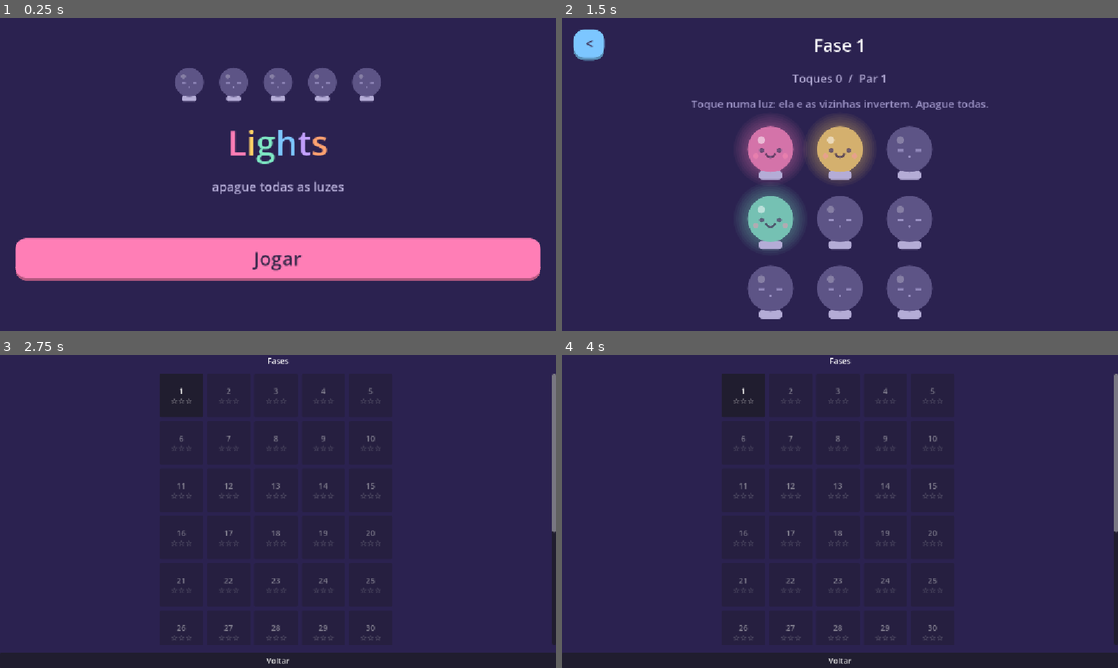
Above: before the commit, frames 1-4 (two rows, left to right).
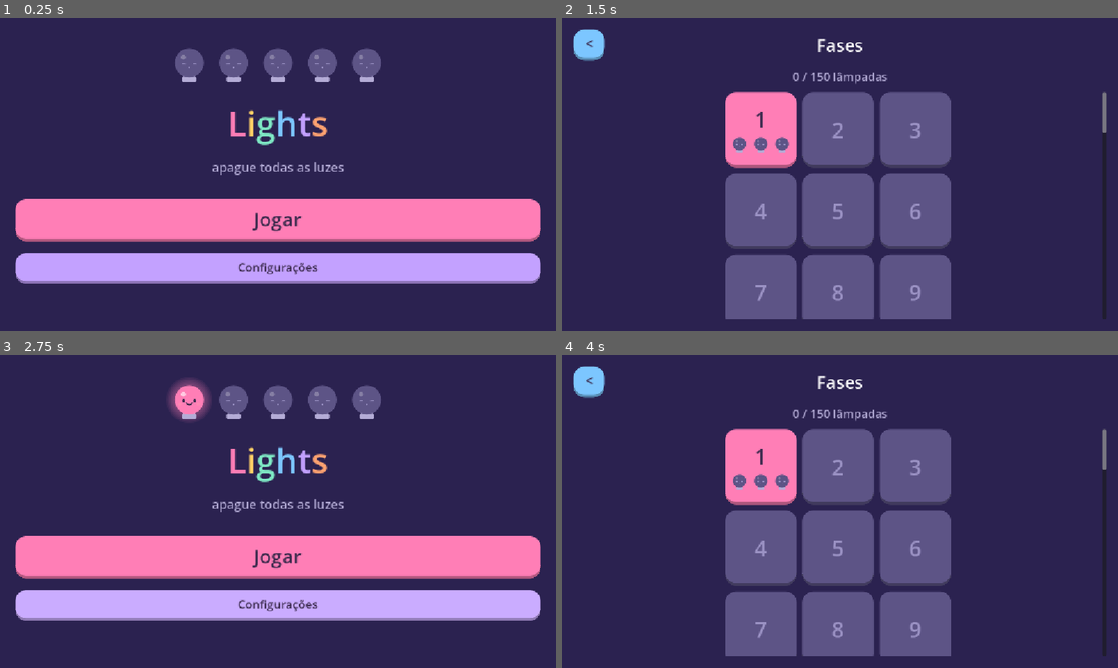
Above: after the commit, the same moments.

Repository: MuriloBahr/lights
Game: Godot game, scene res://scenes/menu.tscn
The game is run twice, just before and just after one commit, with the same random seed, the same clock (stepped at 60 frames per second) and the same inputs.
Inputs (mouse positions are in pixels of both pictures, inside the frame that each line leads up to):
- Up to frame 1 (0.25 s): no input
- Up to frame 2 (1.5 s): click (840, 268) at 0.5 s, where only the run after the commit has a clickable "Configurações"; click "1 ☆☆☆" (after the commit: "Jogar") at 1.25 s
- Up to frame 3 (2.75 s): click "<" at 2 s
- Up to frame 4 (4 s): click (840, 661) at 2.75 s, where only the run before the commit has a clickable "Voltar"; click "Jogar" at 3.5 s

The runs differ from the first frame. In frame 1, 30% of the frame differs, in the area x 2-98%, y 9-85%; in frame 2, 22%; in frame 3, 32%; in frame 4, 34%, in the area x 0-100%, y 0-100%.

Commit message:
lights [patch note]: Adicionado efeitos sonoros Adicionado menu de configurações

Diff:
--- a/scripts/game.gd
+++ b/scripts/game.gd
@@ -88,6 +88,7 @@
 			b.custom_minimum_size = Vector2(px, px)
 			b.color = Palette.BULBS[(x + 2 * y) % Palette.BULBS.size()]
 			b.pressed.connect(board.toggle.bind(x, y))
+			b.pressed.connect(State.sfx.tap)
 			grid.add_child(b)
 			bulbs.append(b)
 
@@ -102,6 +103,7 @@
 
 func _on_solved() -> void:
 	var level: Dictionary = levels[level_index]
+	State.sfx.win()
 	State.record(int(level["id"]), _stars(board.moves.size(), int(level["par"])))
 	info.text += "  |  Resolvido!"
 	await get_tree().create_timer(1.0).timeout
--- a/scripts/level_select.gd
+++ b/scripts/level_select.gd
@@ -1,24 +1,41 @@
 extends Control
 
-const COLUMNS := 5
-const CELL := Vector2(90, 90)
+const COLUMNS := 3
+const CARD := Vector2(148, 156)
 
 
 func _ready() -> void:
 	set_anchors_preset(Control.PRESET_FULL_RECT)
+	var margin := MarginContainer.new()
+	margin.set_anchors_preset(Control.PRESET_FULL_RECT)
+	for side in ["left", "right", "top", "bottom"]:
+		margin.add_theme_constant_override("margin_" + side, 24)
+	add_child(margin)
+
 	var root := VBoxContainer.new()
-	root.set_anchors_preset(Control.PRESET_FULL_RECT)
 	root.add_theme_constant_override("separation", 16)
-	add_child(root)
+	margin.add_child(root)
 
-	var title := Label.new()
-	title.text = "Fases"
-	title.horizontal_alignment = HORIZONTAL_ALIGNMENT_CENTER
-	root.add_child(title)
+	var top := HBoxContainer.new()
+	root.add_child(top)
+	var back := Ui.button("<", Palette.BULBS[3])
+	back.custom_minimum_size = Vector2(64, 64)
+	back.pressed.connect(_back)
+	top.add_child(back)
+	var title := Ui.label("Fases", 36)
+	title.size_flags_horizontal = Control.SIZE_EXPAND_FILL
+	top.add_child(title)
+	var balance := Control.new()
+	balance.custom_minimum_size = Vector2(64, 0)
+	top.add_child(balance)
+
+	var progress := Ui.label("", 24, Palette.BASE)
+	root.add_child(progress)
 
 	var scroll := ScrollContainer.new()
 	scroll.size_flags_vertical = Control.SIZE_EXPAND_FILL
 	scroll.horizontal_scroll_mode = ScrollContainer.SCROLL_MODE_DISABLED
+	scroll.scroll_deadzone = 12
 	root.add_child(scroll)
 
 	var center := CenterContainer.new()
@@ -27,27 +44,52 @@
 
 	var grid := GridContainer.new()
 	grid.columns = COLUMNS
-	grid.add_theme_constant_override("h_separation", 8)
-	grid.add_theme_constant_override("v_separation", 8)
+	grid.add_theme_constant_override("h_separation", 12)
+	grid.add_theme_constant_override("v_separation", 12)
 	center.add_child(grid)
 
+	var total := 0
 	for i in State.levels.size():
-		var id := int(State.levels[i]["id"])
-		var b := Button.new()
-		b.custom_minimum_size = CELL
-		b.text = "%d\n%s" % [id, _stars_text(State.stars_for(id))]
-		b.disabled = not State.is_unlocked(id)
-		b.pressed.connect(_play.bind(i))
-		grid.add_child(b)
-
-	var back := Button.new()
-	back.text = "Voltar"
-	back.pressed.connect(_back)
-	root.add_child(back)
+		total += State.stars_for(int(State.levels[i]["id"]))
+		grid.add_child(_card(i))
+	progress.text = "%d / %d lâmpadas" % [total, State.levels.size() * 3]
 
 
-func _stars_text(n: int) -> String:
-	return "★".repeat(n) + "☆".repeat(3 - n)
+func _card(index: int) -> Button:
+	var level: Dictionary = State.levels[index]
+	var id := int(level["id"])
+	var unlocked := State.is_unlocked(id)
+	var color: Color = Palette.BULBS[(int(level["size"]) - 3) % Palette.BULBS.size()]
+
+	var b := Ui.button("", color)
+	b.custom_minimum_size = CARD
+	b.disabled = not unlocked
+	b.pressed.connect(_play.bind(index))
+
+	var box := VBoxContainer.new()
+	box.set_anchors_preset(Control.PRESET_FULL_RECT)
+	box.alignment = BoxContainer.ALIGNMENT_CENTER
+	box.mouse_filter = Control.MOUSE_FILTER_IGNORE
+	b.add_child(box)
+
+	var number := Ui.label(str(id), 44, Palette.FACE if unlocked else Palette.OFF_FACE)
+	number.mouse_filter = Control.MOUSE_FILTER_IGNORE
+	box.add_child(number)
+
+	if unlocked:
+		var row := HBoxContainer.new()
+		row.alignment = BoxContainer.ALIGNMENT_CENTER
+		row.mouse_filter = Control.MOUSE_FILTER_IGNORE
+		box.add_child(row)
+		var earned := State.stars_for(id)
+		for i in 3:
+			var bulb := Bulb.new()
+			bulb.custom_minimum_size = Vector2(40, 40)
+			bulb.color = Palette.BULBS[1]
+			bulb.mouse_filter = Control.MOUSE_FILTER_IGNORE
+			bulb.ready.connect(bulb.set_lit.bind(i < earned))
+			row.add_child(bulb)
+	return b
 
 
 func _play(index: int) -> void:
--- a/scripts/menu.gd
+++ b/scripts/menu.gd
@@ -26,6 +26,10 @@
 	play.custom_minimum_size = Vector2(0, 88)
 	play.pressed.connect(_play)
 	box.add_child(play)
+
+	var settings := Ui.button("Configurações", Palette.BULBS[4], 24)
+	settings.pressed.connect(_open_settings)
+	box.add_child(settings)
 
 	var bottom := Control.new()
 	bottom.custom_minimum_size = Vector2(0, 48)
@@ -85,3 +89,7 @@
 
 func _play() -> void:
 	get_tree().change_scene_to_file("res://scenes/level_select.tscn")
+
+
+func _open_settings() -> void:
+	add_child(SettingsPanel.new())
--- /dev/null
+++ b/scripts/settings_panel.gd
@@ -0,0 +1,63 @@
+class_name SettingsPanel
+extends Control
+
+const ROWS = [["music", "Música"], ["sfx", "Efeitos"], ["vibration", "Vibração"]]
+
+
+func _ready() -> void:
+	set_anchors_preset(Control.PRESET_FULL_RECT)
+
+	var dim := ColorRect.new()
+	dim.set_anchors_preset(Control.PRESET_FULL_RECT)
+	dim.color = Color(0, 0, 0, 0.55)
+	add_child(dim)
+
+	var center := CenterContainer.new()
+	center.set_anchors_preset(Control.PRESET_FULL_RECT)
+	add_child(center)
+
+	var panel := PanelContainer.new()
+	var sb := StyleBoxFlat.new()
+	sb.bg_color = Palette.OFF
+	sb.set_corner_radius_all(32)
+	sb.set_content_margin_all(28)
+	panel.add_theme_stylebox_override("panel", sb)
+	panel.custom_minimum_size = Vector2(440, 0)
+	center.add_child(panel)
+
+	var box := VBoxContainer.new()
+	box.add_theme_constant_override("separation", 18)
+	panel.add_child(box)
+
+	box.add_child(Ui.label("Configurações", 36))
+	for row in ROWS:
+		box.add_child(_row(row[0], row[1]))
+
+	var close := Ui.button("Fechar", Palette.BULBS[2])
+	close.pressed.connect(queue_free)
+	box.add_child(close)
+
+
+func _row(key: String, text: String) -> HBoxContainer:
+	var row := HBoxContainer.new()
+
+	var label := Ui.label(text, 30)
+	label.horizontal_alignment = HORIZONTAL_ALIGNMENT_LEFT
+	label.vertical_alignment = VERTICAL_ALIGNMENT_CENTER
+	label.size_flags_horizontal = Control.SIZE_EXPAND_FILL
+	row.add_child(label)
+
+	var bulb := Bulb.new()
+	bulb.custom_minimum_size = Vector2(76, 76)
+	bulb.color = Palette.BULBS[1]
+	bulb.ready.connect(bulb.set_lit.bind(State.settings[key]))
+	bulb.pressed.connect(_toggle.bind(key, bulb))
+	row.add_child(bulb)
+	return row
+
+
+func _toggle(key: String, bulb: Bulb) -> void:
+	var on: bool = not State.settings[key]
+	State.set_setting(key, on)
+	bulb.set_lit(on)
+	State.sfx.tap()
--- /dev/null
+++ b/scripts/sfx.gd
@@ -0,0 +1,53 @@
+class_name Sfx
+extends Node
+
+var vibration := true
+var _tap: AudioStreamPlayer
+var _win: AudioStreamPlayer
+
+
+func _ready() -> void:
+	_ensure_bus("Music")
+	_ensure_bus("SFX")
+	_tap = _player("res://assets/sfx/tap.wav")
+	_win = _player("res://assets/sfx/win.wav")
+
+
+func apply(settings: Dictionary) -> void:
+	AudioServer.set_bus_mute(AudioServer.get_bus_index("Music"), not settings["music"])
+	AudioServer.set_bus_mute(AudioServer.get_bus_index("SFX"), not settings["sfx"])
+	vibration = settings["vibration"]
+
+
+func tap() -> void:
+	_tap.pitch_scale = randf_range(0.92, 1.12)
+	_tap.play()
+	_buzz(15)
+
+
+func win() -> void:
+	_win.play()
+	_buzz(120)
+
+
+func _buzz(ms: int) -> void:
+	if vibration:
+		Input.vibrate_handheld(ms)
+
+
+func _ensure_bus(bus_name: String) -> void:
+	if AudioServer.get_bus_index(bus_name) != -1:
+		return
+	AudioServer.add_bus()
+	var idx := AudioServer.bus_count - 1
+	AudioServer.set_bus_name(idx, bus_name)
+	AudioServer.set_bus_send(idx, "Master")
+
+
+func _player(path: String) -> AudioStreamPlayer:
+	var p := AudioStreamPlayer.new()
+	p.stream = load(path)
+	p.bus = "SFX"
+	p.max_polyphony = 4
+	add_child(p)
+	return p
--- a/scripts/state.gd
+++ b/scripts/state.gd
@@ -6,12 +6,16 @@
 var levels: Array = []
 var current_level := 0
 var stars := {}
+var settings := {"music": true, "sfx": true, "vibration": true}
+var sfx := Sfx.new()
 
 
 func _ready() -> void:
 	RenderingServer.set_default_clear_color(Palette.BG)
 	levels = JSON.parse_string(FileAccess.get_file_as_string(LEVELS_PATH))["levels"]
 	_read()
+	add_child(sfx)
+	sfx.apply(settings)
 
 
 func stars_for(id: int) -> int:
@@ -28,14 +32,21 @@
 		_write()
 
 
+func set_setting(key: String, value: bool) -> void:
+	settings[key] = value
+	_write()
+	sfx.apply(settings)
+
+
 func _read() -> void:
 	if not FileAccess.file_exists(SAVE_PATH):
 		return
 	var parsed: Variant = JSON.parse_string(FileAccess.get_file_as_string(SAVE_PATH))
 	if parsed is Dictionary:
 		stars = parsed.get("stars", {})
+		settings.merge(parsed.get("settings", {}), true)
 
 
 func _write() -> void:
 	var f := FileAccess.open(SAVE_PATH, FileAccess.WRITE)
-	f.store_string(JSON.stringify({"stars": stars}))
+	f.store_string(JSON.stringify({"stars": stars, "settings": settings}))
Not shown, added: assets/sfx/tap.wav.import
Not shown, added: assets/sfx/win.wav.import
Not shown, added: scripts/settings_panel.gd.uid
Not shown, added: scripts/sfx.gd.uid
Not shown, added: assets/sfx/tap.wav
Not shown, added: assets/sfx/win.wav
